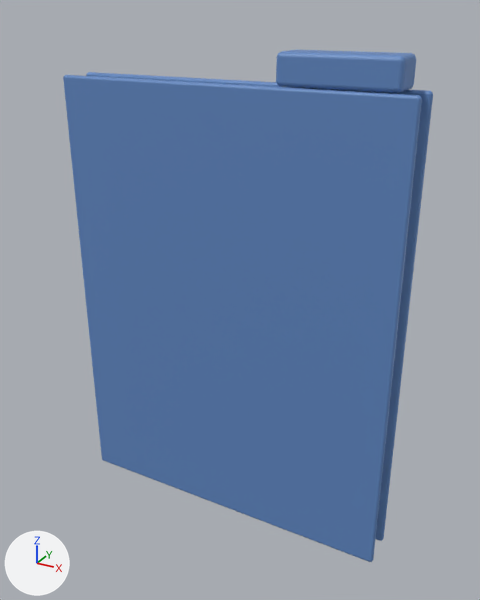
The OBJ model Assets/Models/RP/TownFolder.obj, before and after one commit.
Camera for both pictures: a 50 mm lens placed at (0.2, -0.339, 0.339), pointed at (0.008, 0.01, 0.165). Arrows for +X, +Y and +Z are at lower left; the lights stay in place. The picture after the commit comes second. Where no turn or scale is listed for an object, it has been applied to the vertices. Vertices at exactly the same position are counted once.

The older version as bpy lines, for what is in view:
```python
mat_cover = principled_material('Cover')
mat_cover.base_color = (0.12, 0.25, 0.55)  # blue #6189c4
mat_cover.roughness = 0.49
mat_tab = principled_material('Tab')
mat_tab.base_color = (0.12, 0.25, 0.55)  # blue #6189c4
mat_tab.roughness = 0.49
me_townfolder = bpy.data.meshes.new('TownFolder')
me_townfolder.from_pydata(...)  # 228 vertices, 434 faces; spans x -0.115..0.115, y -0.002..0.024, z 0.0..0.318
# faces by material slot: [216, 108, 108, 2]
me_townfolder.materials.append(mat_cover)  # blue #6189c4
me_townfolder.materials.append(mat_pages)  # picture img_paper_edge_png
me_townfolder.materials.append(mat_tab)  # blue #6189c4
me_townfolder.materials.append(mat_emblem)  # picture img_town_emblem_png
ob_townfolder = bpy.data.objects.new('TownFolder', me_townfolder)
ob_townfolder.location = (0.0, 0.0, 0.0)
```
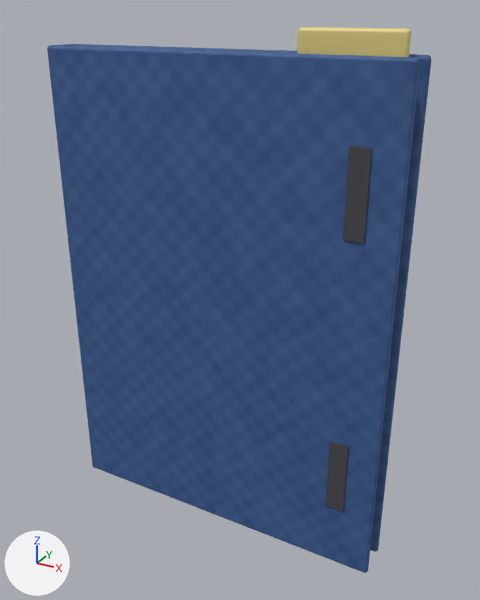
The edits, one by one:
Picture 'Folder_Cover.png' (img_folder_cover_png) is new.
In material 'Cover' (mat_cover), base_color is no longer (0.12, 0.25, 0.55), blue #6189c4.
In material 'Cover' (mat_cover), texture is now set to img_folder_cover_png.
In material 'Cover' (mat_cover), roughness goes from 0.49 to 0.654.
Material 'Tab' (mat_tab) changes colour from blue #6189c4 to yellow #e7d486; in linear values from (0.12, 0.25, 0.55) to (0.8, 0.66, 0.24).
Material 'Strap' (mat_strap) is new.
Its base color is (0.06, 0.06, 0.07) (dark grey #45454b).
Its roughness is 0.755.
Material 'Paper' (mat_paper) is new.
Its texture is img_paper_edge_png.
Its roughness is 0.8.
Material 'Label' (mat_label) is new.
Its base color is (0.95, 0.95, 0.92) (white #f9f9f6).
Its roughness is 0.755.
me_townfolder is used by ob_townfolder; location (0.0, 0.0, 0.0).
me_townfolder had 228 vertices, 434 faces and spanned x -0.115..0.115, y -0.002..0.024, z 0.0..0.318.
me_townfolder now has 676 vertices, 1298 faces and spans x -0.115..0.115, y -0.014..0.014, z 0.0..0.33.
me_townfolder part 1: the loose piece of 56 vertices spanning x -0.115..0.115, y -0.002..0.002, z 0.0..0.3 is scaled about its middle by (0.999, 1.13, 1.06), then moved by (0.0, -0.011, 0.009).
me_townfolder part 2: the loose piece of 56 vertices spanning x -0.115..0.115, y 0.02..0.024, z 0.0..0.3 is scaled about its middle by (0.999, 1.13, 1.06), then moved by (0.0, -0.011, 0.009).
me_townfolder part 3: the loose piece of 56 vertices spanning x 0.035..0.105, y -0.001..0.023, z 0.3..0.318 is scaled about its middle by (0.863, 0.103, 0.919), then moved by (0.005, -0.005, 0.013).
me_townfolder part 4: the loose piece of 56 vertices spanning x -0.115..0.115, y -0.002..0.002, z 0.0..0.3 is copied, and the copy is scaled about its middle by (0.0512, 0.246, 0.167), then moved by (0.09, -0.013, -0.08), in mat_strap (dark grey #45454b); it spans x 0.084..0.096, y -0.014..-0.013, z 0.045..0.095.
me_townfolder part 5: the loose piece of 56 vertices spanning x -0.115..0.115, y -0.002..0.002, z 0.0..0.3 is copied, and the copy is scaled about its middle by (0.0512, 0.246, 0.167), then moved by (0.09, -0.013, 0.1), in mat_strap (dark grey #45454b); it spans x 0.084..0.096, y -0.014..-0.013, z 0.225..0.275.
me_townfolder part 6: a new loose piece of 56 vertices spanning x -0.115..-0.112, y -0.013..0.013, z 0.0..0.318, in mat_cover (picture img_folder_cover_png).
Other edits to the shape of me_townfolder do not show in these pictures.
me_townfolder no longer uses material mat_pages (picture img_paper_edge_png).
me_townfolder gains material mat_paper (picture img_paper_edge_png).
me_townfolder gains material mat_label (white #f9f9f6).
me_townfolder gains material mat_strap (dark grey #45454b).

Where the change shows, as pixel boxes (x1, y1, x2, y2) in the pictures (480 x 600 px; the box of a moved part takes in the faces that stretch with it):
'TownFolder', surface changed, recoloured, reshaped (7% taller)
    before: (63, 50, 433, 562)
    after: (47, 27, 431, 573)
part 1 of me_townfolder, moved or reshaped
    before: (63, 75, 422, 562)
    after: (49, 45, 420, 573)
part 2 of me_townfolder, moved or reshaped
    before: (86, 72, 433, 541)
    after: (74, 44, 431, 552)
part 3 of me_townfolder, moved or reshaped
    before: (276, 50, 416, 94)
    after: (297, 27, 411, 57)
part 4 of me_townfolder, added
    after: (326, 441, 348, 512)
part 5 of me_townfolder, added
    after: (343, 146, 372, 243)
part 6 of me_townfolder, added
    after: (47, 44, 95, 468)
